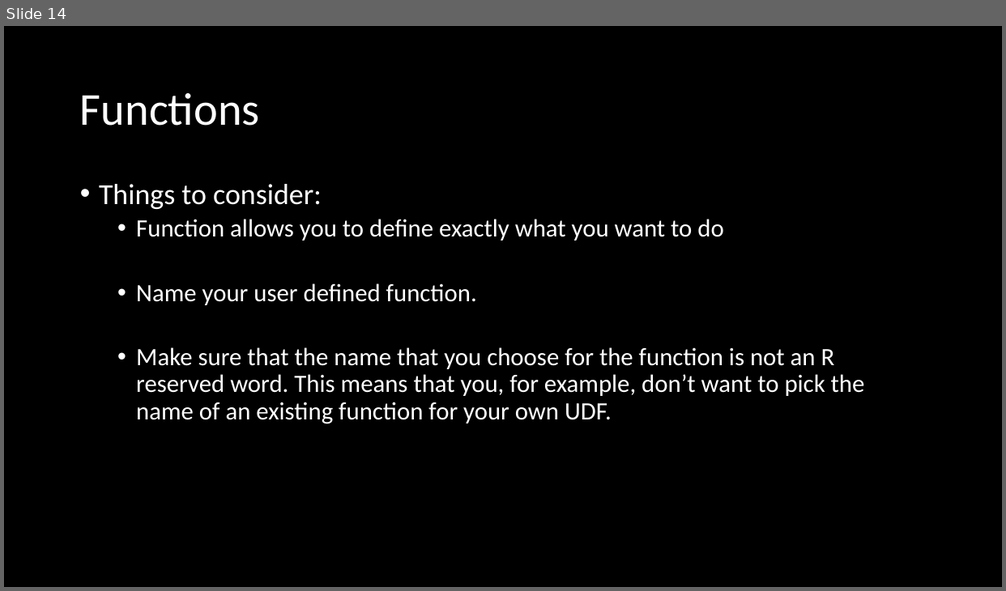
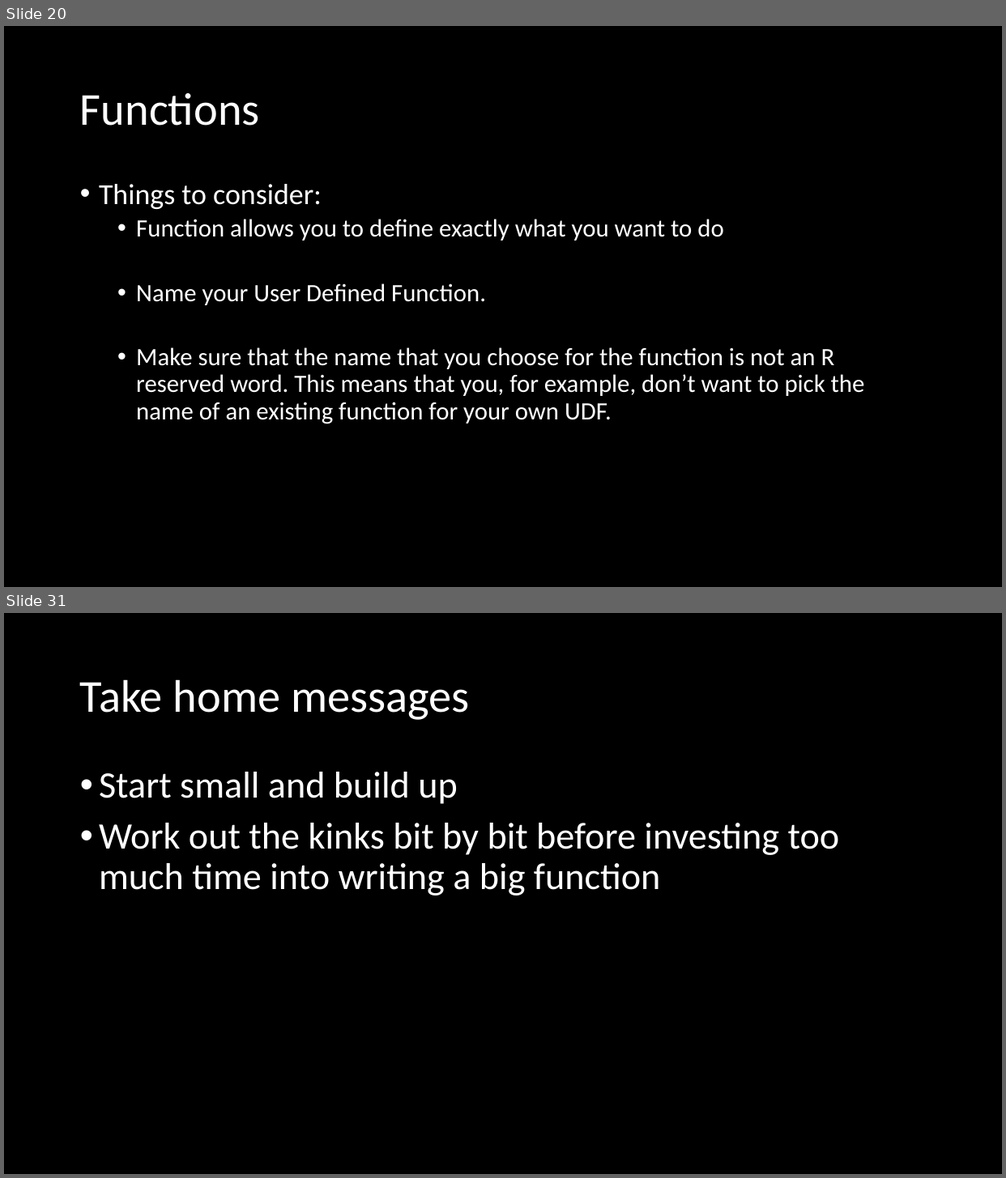
Before and after one commit to brooklabteam/E2M2, a slide deck: E2M2-2020/Lectures-ppt/R_Bootcamp_forLoopsFunctionsIfElse.pptx. Shown one above the other, each under a label of ours: slide 14 before the commit, slides 20 and 31 after it; the slides between them are not shown. The pictures are 1006x591 and 1006x1178 pixels, drawn with LibreOffice and Linux fonts; fonts in the diff are those of the drawing. Boxes give left, top, right and bottom in pixels: in the first picture for what was removed or moved away, otherwise in the second. Text is boxed around its words. In the diff, an @@ line names an element or a change of style, - is before the commit and + after.

```diff
--- a/E2M2-2020/Lectures-ppt/R_Bootcamp_forLoopsFunctionsIfElse.pptx
+++ b/E2M2-2020/Lectures-ppt/R_Bootcamp_forLoopsFunctionsIfElse.pptx
@@ slide 31 added at [4,613,1002,1174], background #000000 @@
@@ title added at [80,679,470,720], 44 pt, text #FFFFFF @@
+Take home messages
@@ text added at [99,772,840,896], 36 pt, text #FFFFFF @@
+• Start small and build up
+• Work out the kinks bit by bit before investing too much time into writing a big function
@@ what was slide 14 is now slide 20 @@
@@ slide 20 changed as well @@
@@ text at [136,284,486,305]: text changed @@
-  • Name your user defined function.
+  • Name your User Defined Function.
```
Also in this commit, not shown: 2 other slides changed, 19 other slides added, 2 slides removed, 13 other files.
